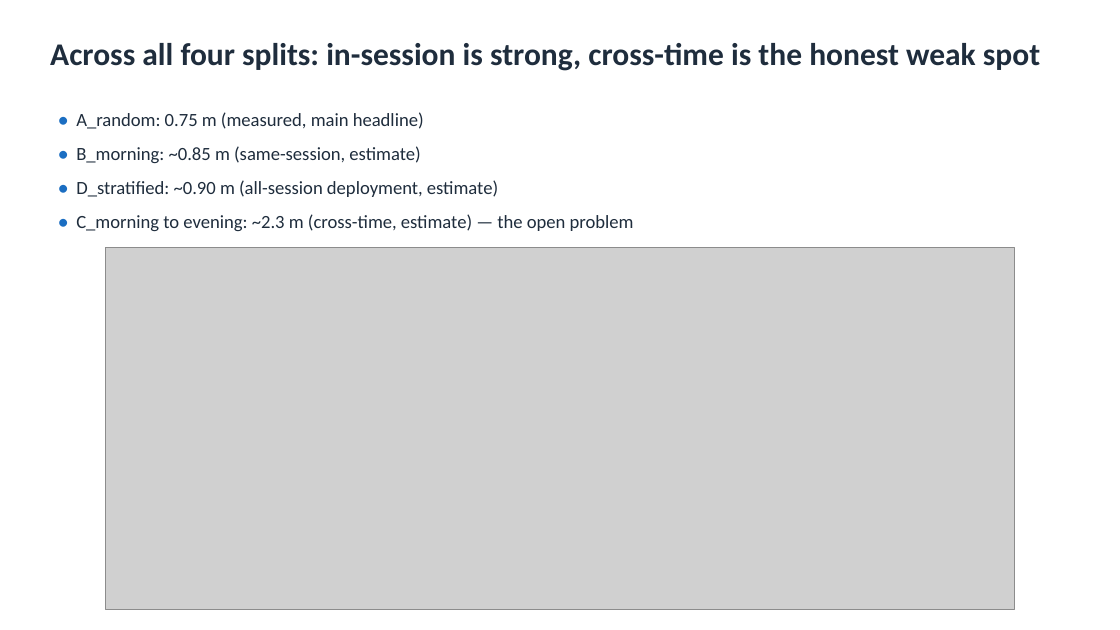
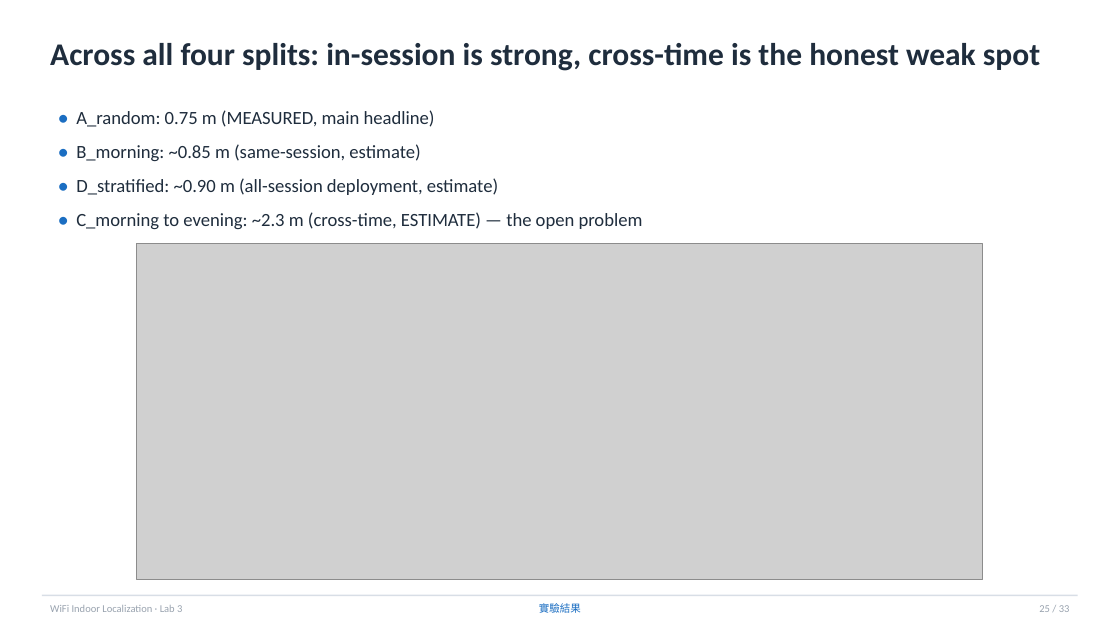
Before and after one commit to kmliy901054/cv2x-wifi-fingerprint, a slide deck: slide 25 of lab3/outputs/slides/lab3_presentation.pptx (slide 8 before the commit). Drawn at 1120x630 pixels with LibreOffice and Linux fonts; fonts in the diff are those of the drawing; grey boxes stand for pictures. Boxes give left, top, right and bottom in pixels: in the first picture for what was removed or moved away, otherwise in the second. Text is boxed around its words. In the diff, an @@ line names an element or a change of style, - is before the commit and + after.

```diff
--- a/lab3/outputs/slides/lab3_presentation.pptx
+++ b/lab3/outputs/slides/lab3_presentation.pptx
@@ text at [76,110,435,127]: text changed @@
-• A_random: 0.75 m (measured, main headline)
+• A_random: 0.75 m (MEASURED, main headline)
@@ text at [76,212,643,229]: text changed @@
-• C_morning to evening: ~2.3 m (cross-time, estimate) — the open problem
+• C_morning to evening: ~2.3 m (cross-time, ESTIMATE) — the open problem
@@ picture: place and size @@
-picture at [105,248,1015,609]
+picture at [137,244,983,580]
@@ rectangle added at [42,595,1078,597], fill #D8DEE6 @@
@@ text added at [50,605,182,612], 9 pt, text #99A3AF @@
+WiFi Indoor Localization · Lab 3
@@ text added at [539,603,581,613], 9 pt, text #1B6EC2 @@
+實驗結果
@@ text added at [1039,605,1070,612], 9 pt, text #99A3AF @@
+25 / 33
```
Also in this commit, not shown: 21 other slides changed, 7 slides added.
